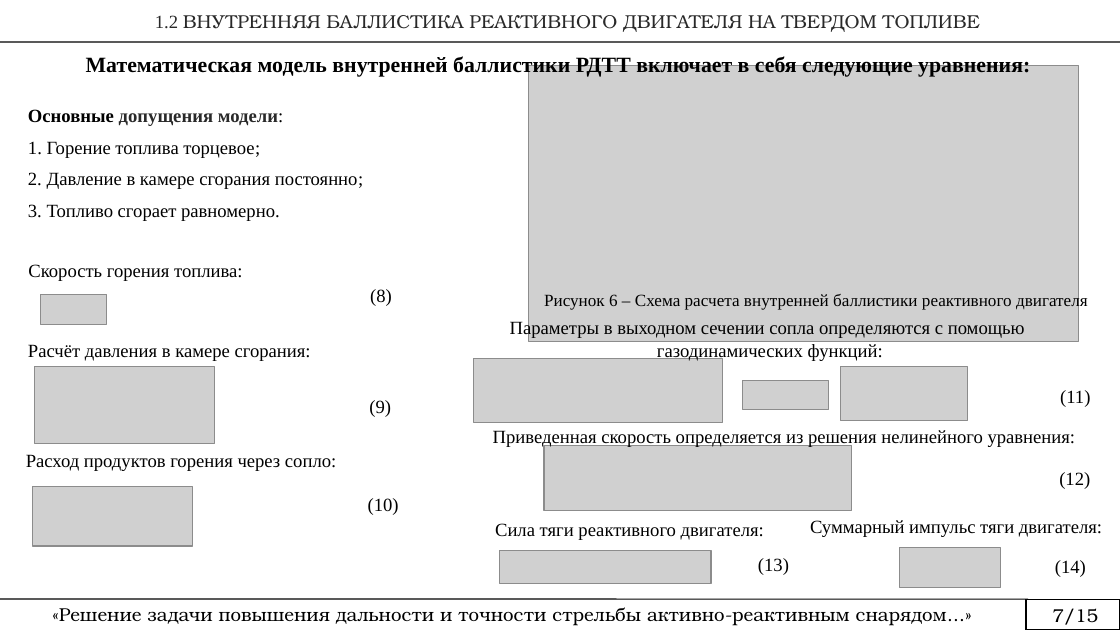
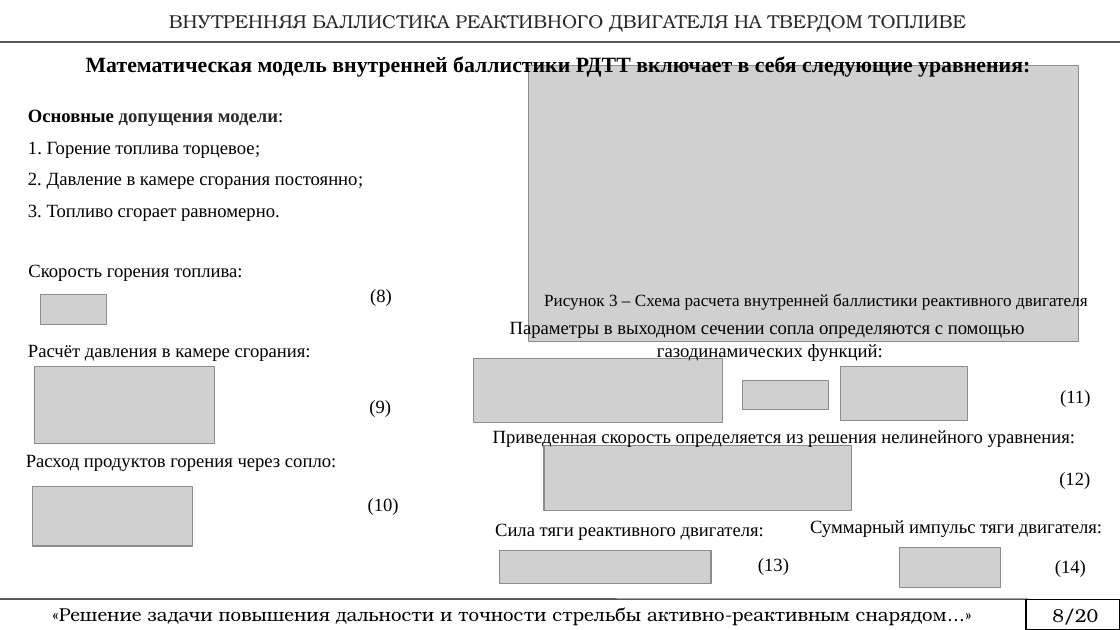
Before and after one commit to rustam-mansurov/cats, a slide deck: slide 8 of Аспирантура/Новье/План диссертации.pptx. Drawn at 1120x630 pixels with LibreOffice and Linux fonts; fonts in the diff are those of the drawing; grey boxes stand for pictures. Boxes give left, top, right and bottom in pixels: in the first picture for what was removed or moved away, otherwise in the second. Text is boxed around its words. In the diff, an @@ line names an element or a change of style, - is before the commit and + after.

```diff
--- a/Аспирантура/Новье/План диссертации.pptx
+++ b/Аспирантура/Новье/План диссертации.pptx
@@ text at <box>169,15,966,32</box>: text changed @@
-1.2 ВНУТРЕННЯЯ БАЛЛИСТИКА РЕАКТИВНОГО ДВИГАТЕЛЯ НА ТВЕРДОМ ТОПЛИВЕ
+ВНУТРЕННЯЯ БАЛЛИСТИКА РЕАКТИВНОГО ДВИГАТЕЛЯ НА ТВЕРДОМ ТОПЛИВЕ
@@ text at <box>544,292,1088,310</box>: text changed @@
-Рисунок 6 – Схема расчета внутренней баллистики реактивного двигателя
+Рисунок 3 – Схема расчета внутренней баллистики реактивного двигателя
@@ text at <box>1052,608,1098,625</box>: text changed @@
-7/15
+8/20
```
Also in this commit, not shown: 17 other slides changed, 1 slide added, 3 slides removed.
